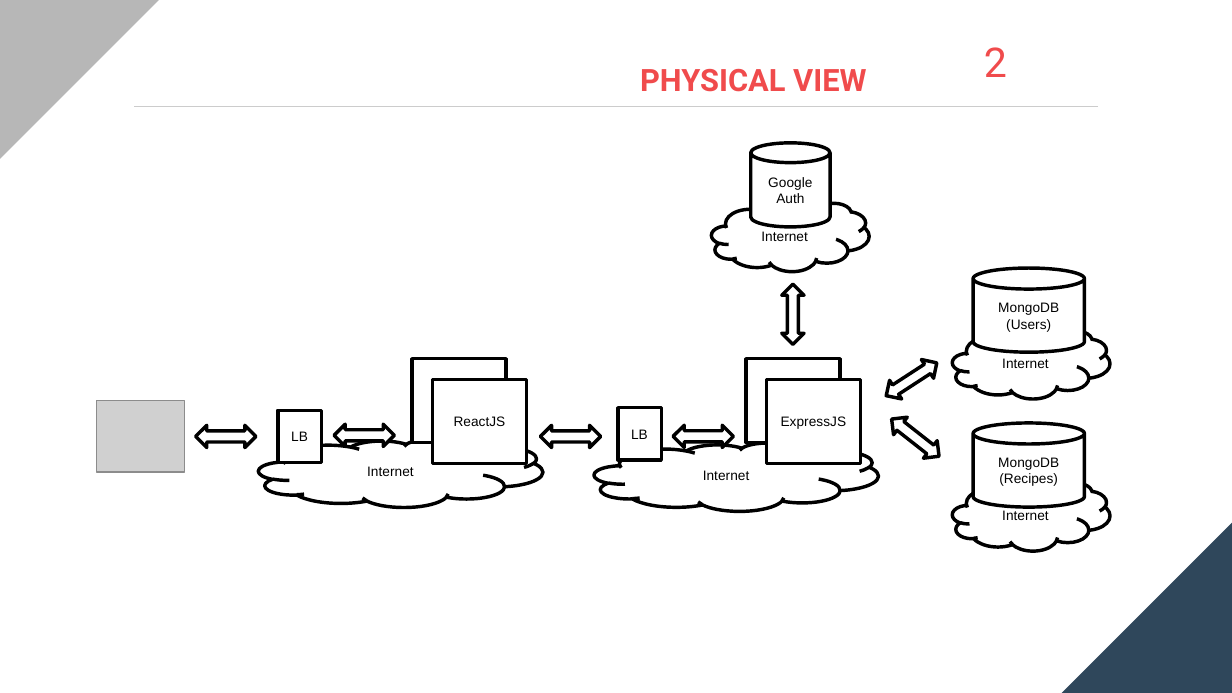
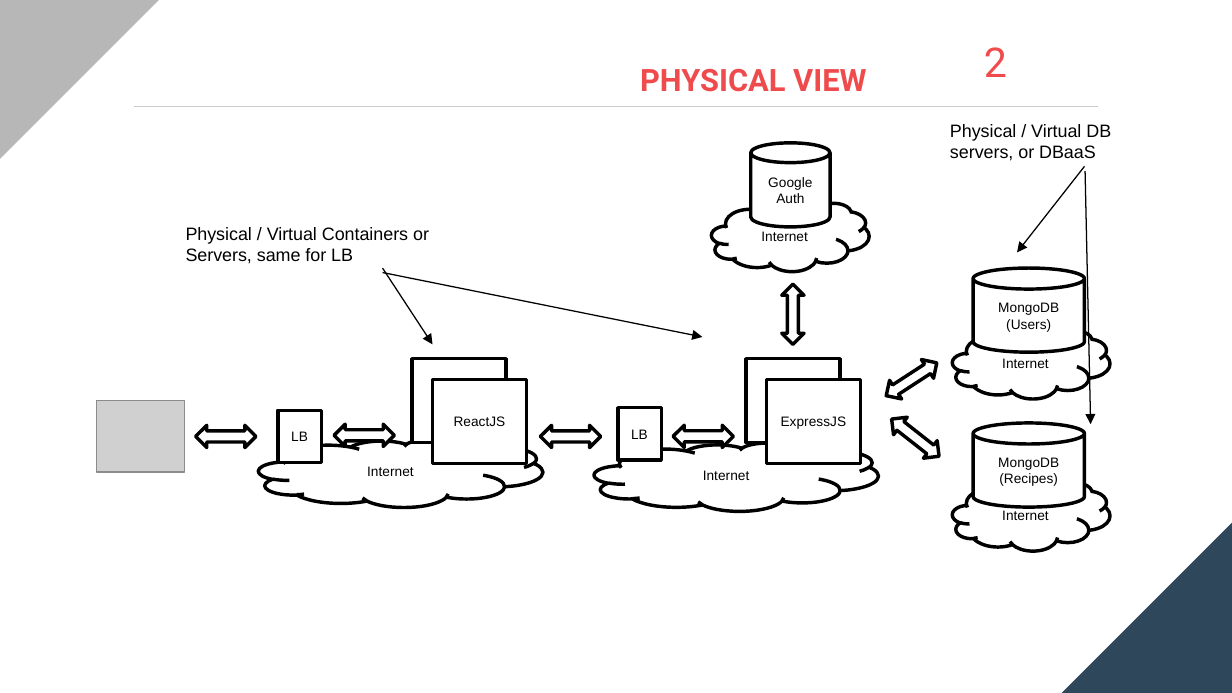
Before and after one commit to PrepareYourMeal/docs, a slide deck: slide 5 of Architecture/Stove&Oven - ArchitectureV4.pptx (slide 4 before the commit). Drawn at 1232x693 pixels with LibreOffice and Linux fonts; fonts in the diff are those of the drawing; grey boxes stand for pictures. Boxes give left, top, right and bottom in pixels: in the first picture for what was removed or moved away, otherwise in the second. Text is boxed around its words. In the diff, an @@ line names an element or a change of style, - is before the commit and + after.

```diff
--- a/Architecture/Stove&Oven - ArchitectureV4.pptx
+++ b/Architecture/Stove&Oven - ArchitectureV4.pptx
@@ text added at (x1=950, y1=124, x2=1111, y2=161), 10.5 pt, text #000000 @@
+Physical / Virtual DB servers, or DBaaS
@@ arrow added from (1084, 166) to (1018, 253), #000000 0.75 pt @@
@@ arrow added from (1085, 171) to (1090, 424), #000000 0.75 pt @@
@@ text added at (x1=186, y1=227, x2=429, y2=264), 10.5 pt, text #000000 @@
+Physical / Virtual Containers or Servers, same for LB
@@ arrow added from (383, 269) to (432, 345), #000000 0.75 pt @@
@@ arrow added from (383, 272) to (702, 338), #000000 0.75 pt @@
```
Also in this commit, not shown: 1 other slide changed, 1 slide added.
